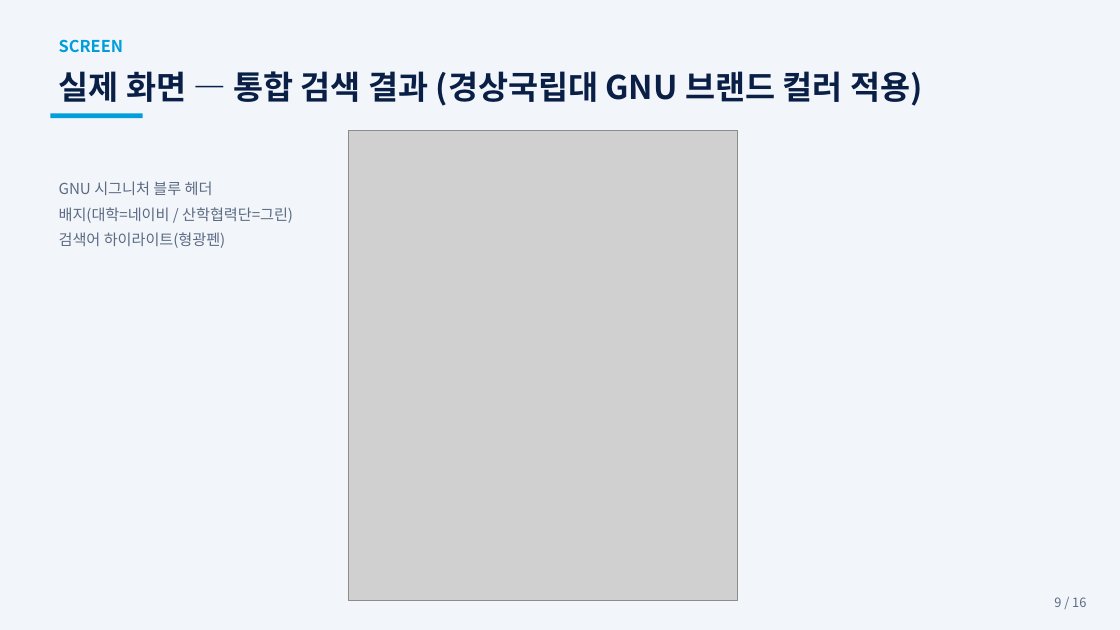
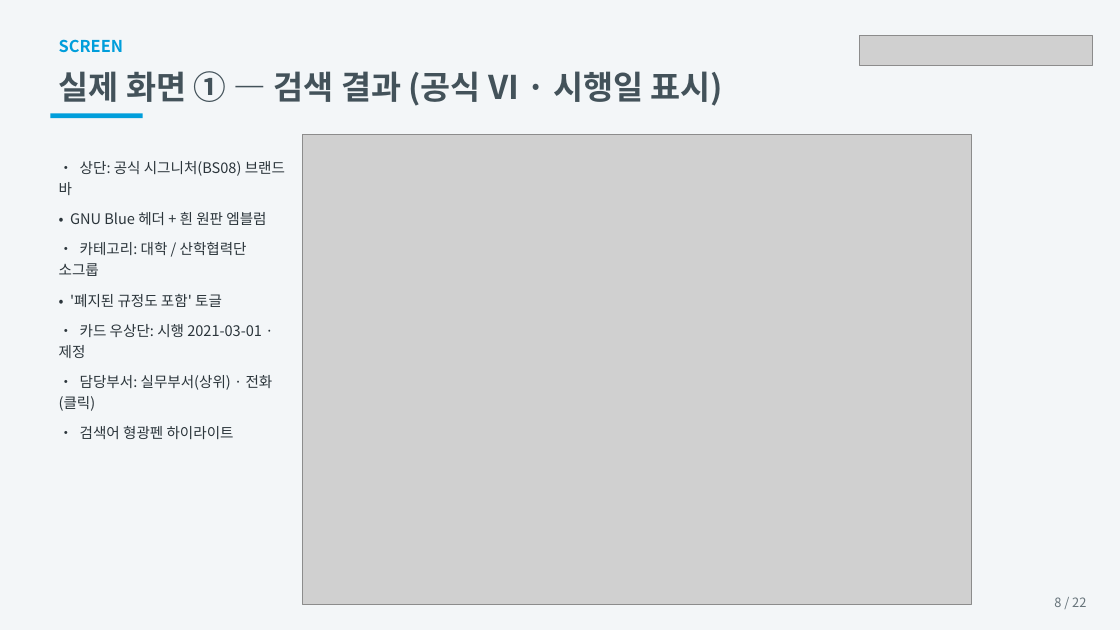
Before and after one commit to sjdisj1895-svg/Academic_Regulations_AIProject, a slide deck: slide 8 of AI_규정통합검색시스템_소개.pptx (slide 9 before the commit). Drawn at 1120x630 pixels with LibreOffice and Linux fonts; fonts in the diff are those of the drawing; grey boxes stand for pictures. Boxes give left, top, right and bottom in pixels: in the first picture for what was removed or moved away, otherwise in the second. Text is boxed around its words. In the diff, an @@ line names an element or a change of style, - is before the commit and + after.

```diff
--- a/AI_규정통합검색시스템_소개.pptx
+++ b/AI_규정통합검색시스템_소개.pptx
@@ rectangle at [0,0,1120,630]: fill #F2F6FB to #F3F6F8 @@
@@ picture added at [860,35,1092,66] @@
@@ text at [59,71,723,106]: text changed; text colour #091F46 to #43525A @@
-실제 화면 — 통합 검색 결과 (경상국립대 GNU 브랜드 컬러 적용)
+실제 화면 ① — 검색 결과 (공식 VI · 시행일 표시)
@@ picture: place and size @@
-picture at [349,130,737,601]
+picture at [302,134,971,605]
@@ text added at [59,161,285,439], 12.5 pt, text #2B353B @@
+• 상단: 공식 시그니처(BS08) 브랜드 바
+• GNU Blue 헤더 + 흰 원판 엠블럼
+• 카테고리: 대학 / 산학협력단 소그룹
+• '폐지된 규정도 포함' 토글
+• 카드 우상단: 시행 2021-03-01 · 제정
+• 담당부서: 실무부서(상위) · 전화(클릭)
+• 검색어 형광펜 하이라이트
@@ text removed at [59,181,293,248] @@
-GNU 시그니처 블루 헤더
-배지(대학=네이비 / 산학협력단=그린)
-검색어 하이라이트(형광펜)
@@ text at [1054,597,1086,607]: text changed; text colour #5C6B82 to #66737A @@
-9 / 16
+8 / 22
```
Also in this commit, not shown: 7 other slides changed, 14 slides added, 8 slides removed, 1 other file.
